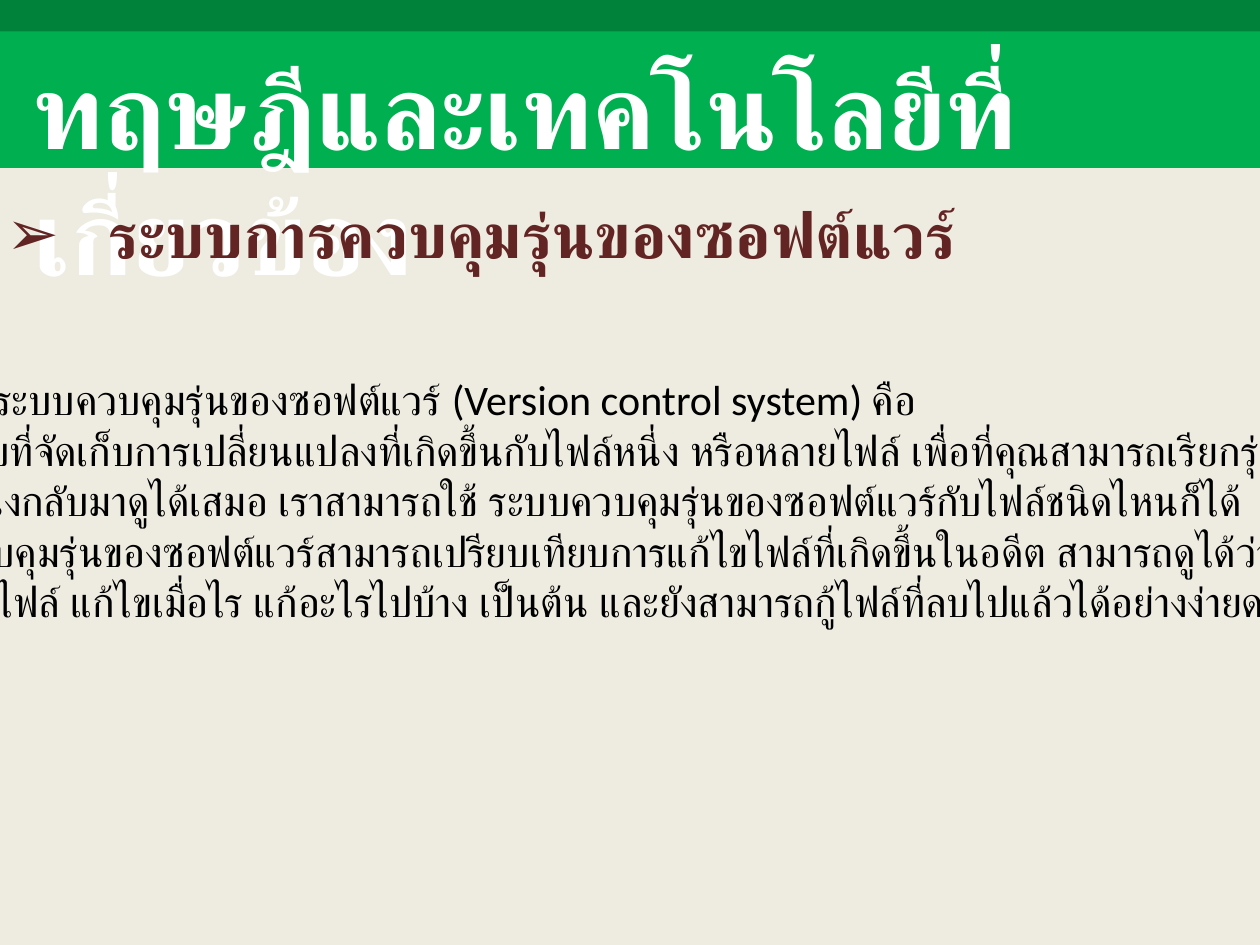
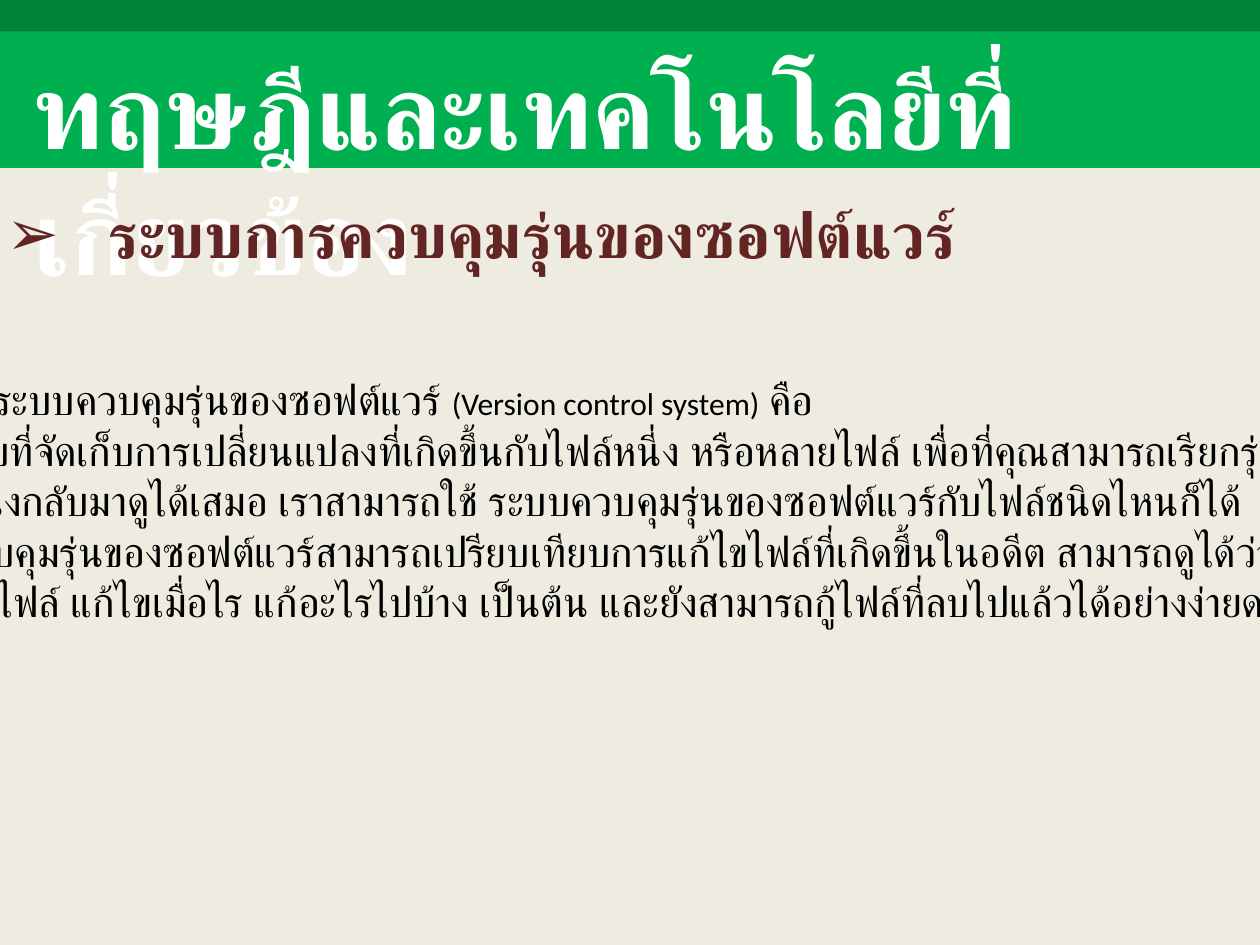
Before and after one commit to picahpm/ThesisPi, a slide deck: slide 14 of 1stPresent.ppt. Drawn at 1260x945 pixels with LibreOffice and Linux fonts; fonts in the diff are those of the drawing. Boxes give left, top, right and bottom in pixels: in the first picture for what was removed or moved away, otherwise in the second. Text is boxed around its words. In the diff, an @@ line names an element or a change of style, - is before the commit and + after.

```diff
--- a/1stPresent.ppt
+++ b/1stPresent.ppt
@@ text at (x1=0, y1=383, x2=813, y2=428): size 24 to 18 pt in "(Version control system)" @@
```
Also in this commit, not shown: 5 other slides changed, 1 other file.
